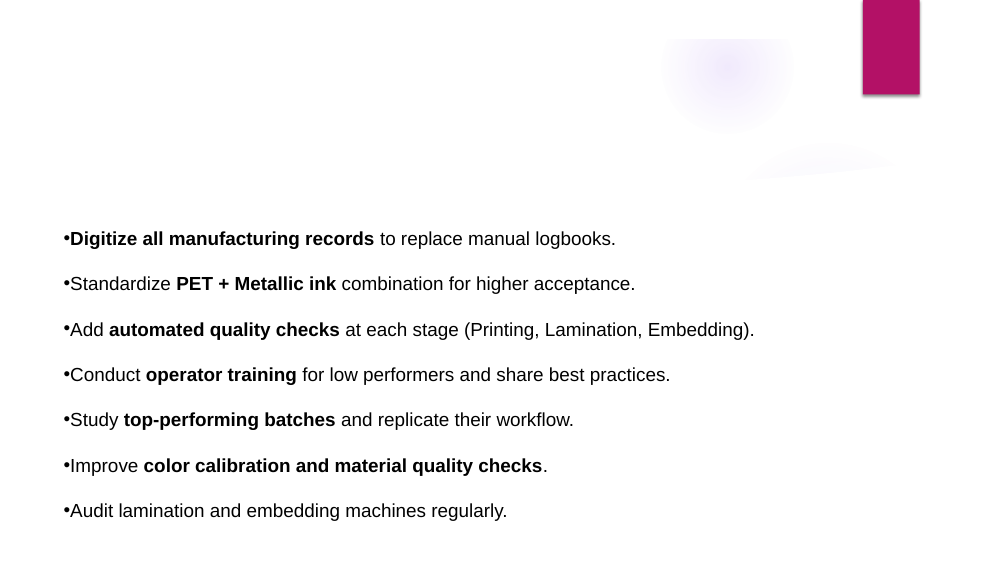
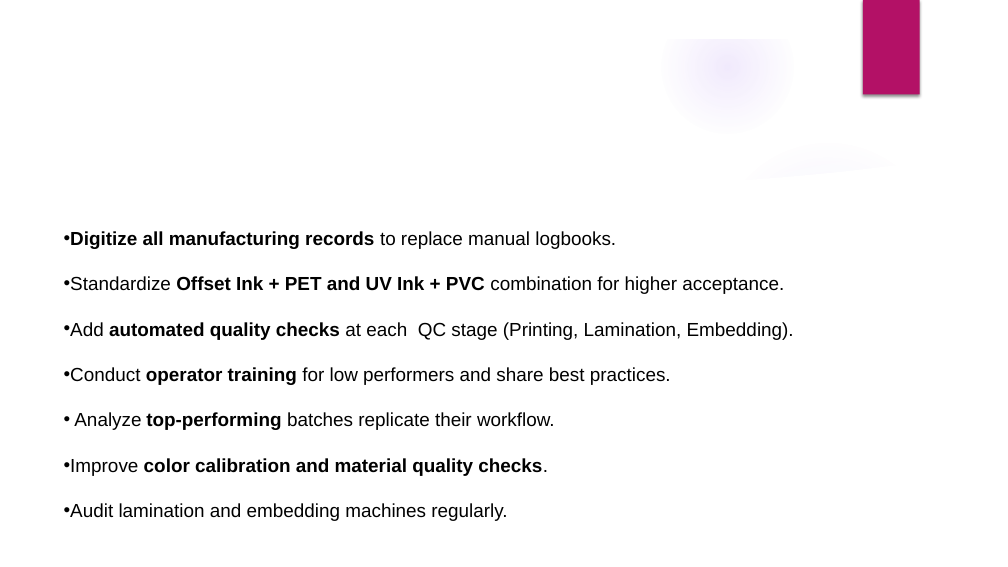
Before and after one commit to SHRUTI233017/Card-Manufacturing-Analytics, a slide deck: slide 15 of DA Final Presentation.pptx. Drawn at 1008x567 pixels with LibreOffice and Linux fonts; fonts in the diff are those of the drawing; background and template pictures are left out. Boxes give left, top, right and bottom in pixels: in the first picture for what was removed or moved away, otherwise in the second. Text is boxed around its words. In the diff, an @@ line names an element or a change of style, - is before the commit and + after.

```diff
--- a/DA Final Presentation.pptx
+++ b/DA Final Presentation.pptx
@@ text at box(64, 276, 794, 340): text changed @@
-• Standardize PET + Metallic ink combination for higher acceptance.
-• Add automated quality checks at each stage (Printing, Lamination, Embedding).
+• Standardize Offset Ink + PET and UV Ink + PVC combination for higher acceptance.
+• Add automated quality checks at each QC stage (Printing, Lamination, Embedding).
@@ text at box(74, 412, 555, 430): text changed @@
-• Study top-performing batches and replicate their workflow.
+• Analyze top-performing batches replicate their workflow.
```
